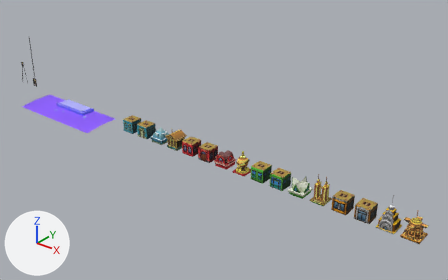
Renders of the glTF model tower-bloxx/h5quick/assets/scene.glb from each side of a commit.
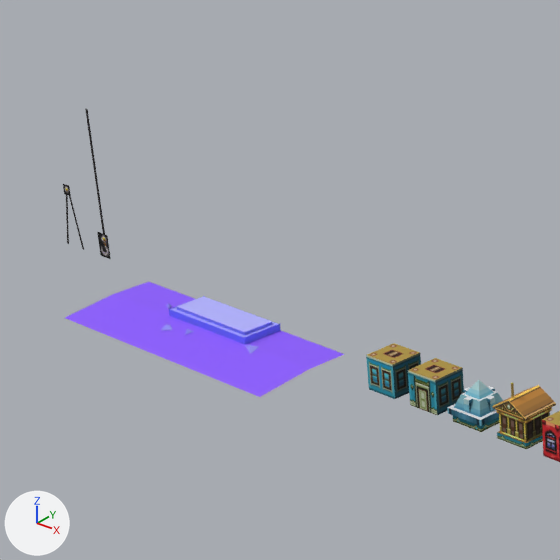
Each version is shown whole from a 50 mm camera at (7817.0, -7803.0, 5209.0) aimed at (1359.0, 268.0, 204.0), then close up on the part from 0% to 42% of the width and 0% to 67% of the height. The lights are fixed; the arrows at lower left show +X, +Y and +Z. The last two pictures show the newer version.

Names of what the first close-up shows: 'n252', 'n253', 'n256', 'n262', 'n263', 'n269' and 2 more.
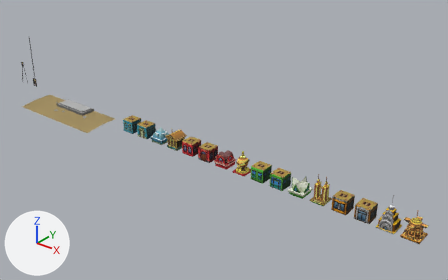
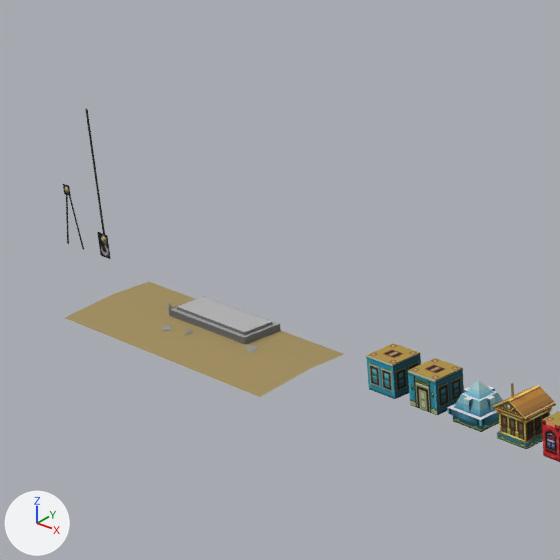
Changed parts and their boxes [x1, y1, x2, y2] in the close-ups (560 x 560 px):
'n269', recoloured
    both: [65, 282, 344, 397]

The change, as a diff of the scene's bpy script:
```diff
--- a/tower-bloxx/h5quick/assets/scene.glb.py
+++ b/tower-bloxx/h5quick/assets/scene.glb.py
@@ mat_ap125 @@
 mat_ap125 = principled_material('ap125')
-mat_ap125.base_color = (0.451, 0.451, 1.0)  # blue #b3b3ff
+mat_ap125.base_color = (0.451, 0.451, 0.451)  # grey #b3b3b3
 mat_ap125.roughness = 1.0
@@ mat_ap126 @@
 mat_ap126 = principled_material('ap126')
-mat_ap126.base_color = (0.337, 0.337, 1.0)  # blue #9d9dff
+mat_ap126.base_color = (0.337, 0.337, 0.337)  # grey #9d9d9d
 mat_ap126.roughness = 1.0
@@ mat_ap128 @@
 mat_ap128 = principled_material('ap128')
-mat_ap128.base_color = (0.149, 0.149, 1.0)  # blue #6c6cff
+mat_ap128.base_color = (0.149, 0.149, 0.149)  # dark grey #6c6c6c
 mat_ap128.roughness = 1.0
@@ mat_ap129 @@
 mat_ap129 = principled_material('ap129')
-mat_ap129.base_color = (0.267, 0.11, 1.0)  # purple #8d5dff
+mat_ap129.base_color = (0.357, 0.267, 0.11)  # yellow #a18d5d
 mat_ap129.roughness = 1.0
```
